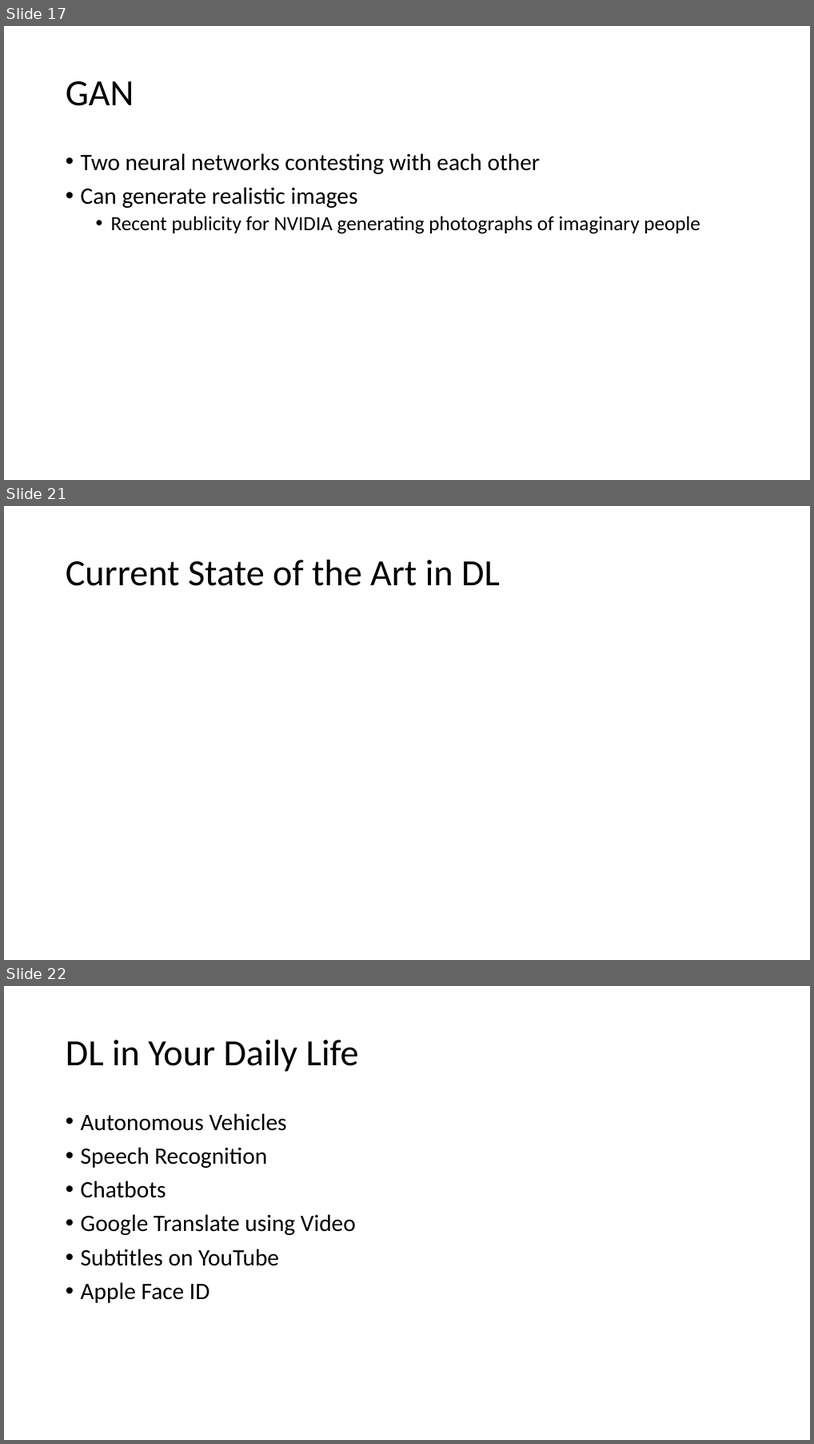
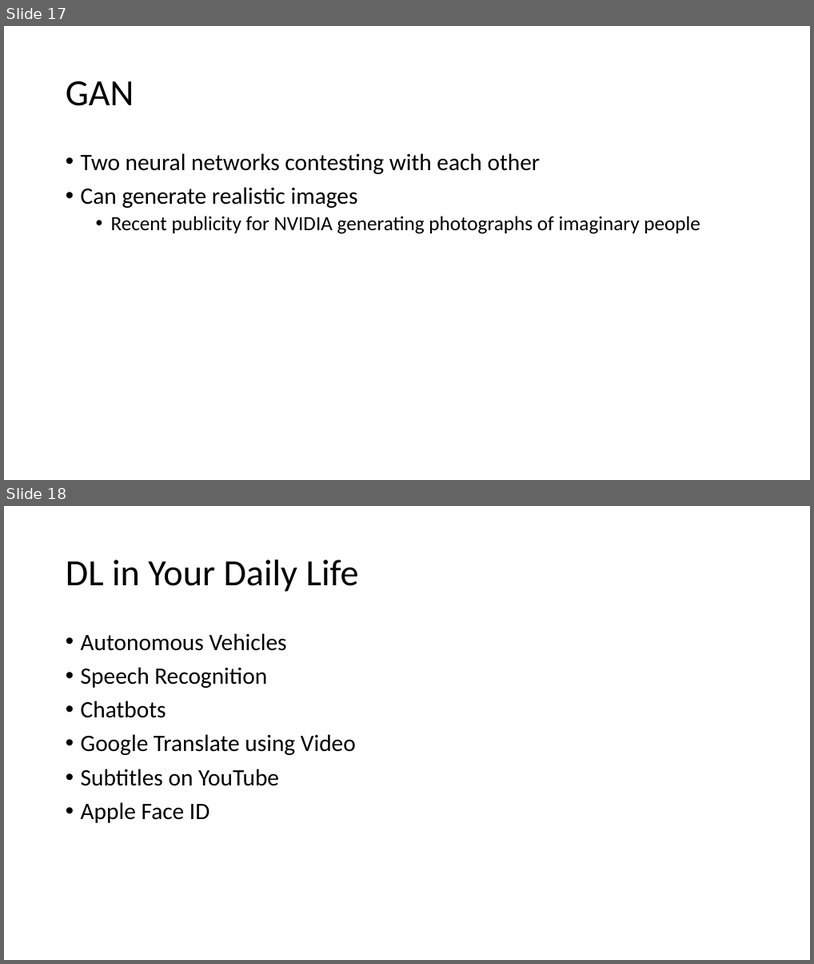
Before and after one commit to MIDS-scaling-up/v3, a slide deck: week01/Lecture_1.pptx. Shown one above the other, each under a label of ours: slides 17, 21 and 22 before the commit, slides 17 and 18 after it; the slides between them are not shown. The pictures are 814x1444 and 814x964 pixels, drawn with LibreOffice and Linux fonts; fonts in the diff are those of the drawing. Boxes give left, top, right and bottom in pixels: in the first picture for what was removed or moved away, otherwise in the second. Text is boxed around its words. In the diff, an @@ line names an element or a change of style, - is before the commit and + after.

```diff
--- a/week01/Lecture_1.pptx
+++ b/week01/Lecture_1.pptx
@@ slide 21 removed at (4, 506, 810, 960), background #FFFFFF @@
@@ title removed at (66, 560, 500, 586) @@
-Current State of the Art in DL
@@ what was slide 22 is now slide 18 @@
```
Also in this commit, not shown: 5 slides changed, 4 other slides removed.
